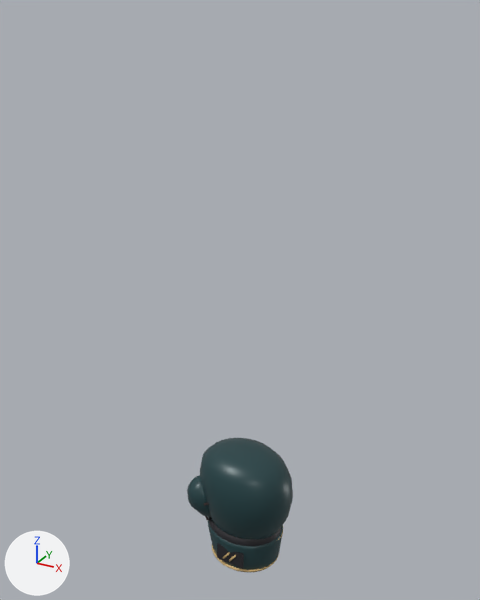
Two versions of the glTF model assets/glove.glb, one commit apart.
Camera for both pictures: a camera (50 mm lens) standing at (0.58, -1.068, 1.051) and looking at (-0.019, 0.023, 0.506). Every picture has the same lights, and +X, +Y and +Z are marked at lower left. The first picture is the older version. Vertices at exactly the same position are counted once.

Names of what the first picture shows: 'Hand'.
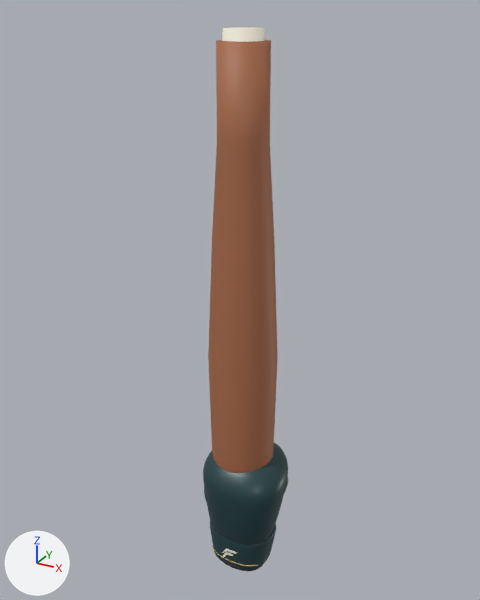
Pixel boxes (x1, y1, x2, y2) of what changed, in the pictures (480 x 600 px):
'VictoryUpper', added (brown): after (208, 40, 278, 473)
'Hand', reshaped (20% narrower): before (187, 438, 293, 572); after (203, 443, 288, 571)
'VictoryForearm', added: after (222, 27, 265, 42)
part 1 of me_hand_001, rebuilt: before (200, 438, 293, 540); after (203, 443, 288, 545)
part 2 of me_hand_001, rebuilt (9% narrower, 11% shorter): before (209, 517, 282, 572); after (210, 521, 276, 570)
part 3 of me_hand_001, rebuilt (mostly hidden afterwards): before (208, 517, 283, 570); after (222, 561, 259, 571)
part 4 of me_hand_001, cut back: before (187, 475, 283, 572); after (222, 548, 237, 558)

What the commit changed:
Material 'paper' (mat_paper) is new.
Its base color is (0.905, 0.855, 0.723) (pale yellow #f4eedd).
Its roughness is 0.56.
Material 'skin' (mat_skin) is new.
Its base color is (0.413, 0.15, 0.0685) (brown #ac6c4a).
Its roughness is 0.56.
Material 'linen' (mat_linen) is new.
Its base color is (0.591, 0.651, 0.597) (light grey #cad3cb).
Its roughness is 0.56.
me_hand_001 is used by ob_hand; location (0.0, 0.0, 0.0).
me_hand_001 had 826 vertices, 1580 faces and spanned x -0.12..0.12, y -0.099..0.093, z -0.153..0.168.
me_hand_001 now has 2923 vertices, 5743 faces and spans x -0.116..0.104, y -0.089..0.082, z -0.141..0.163.
me_hand_001 part 1: the loose piece of 252 vertices spanning x -0.093..0.12, y -0.099..0.086, z -0.065..0.168 is rebuilt with 800 vertices and now spans x -0.082..0.104, y -0.089..0.081, z -0.072..0.163.
me_hand_001 part 2: the loose piece of 112 vertices spanning x -0.089..0.089, y -0.07..0.087, z -0.153..-0.03 is rebuilt with 416 vertices and now spans x -0.074..0.08, y -0.063..0.058, z -0.134..-0.045, in mat_inkhide (dark cyan #244448).
me_hand_001 part 3: the loose piece of 112 vertices spanning x -0.092..0.092, y -0.065..0.089, z -0.14..-0.055 is rebuilt with 224 vertices and now spans x -0.07..0.07, y -0.055..0.055, z -0.141..-0.054, in mat_black (black #242328).
me_hand_001 part 4: 210 vertices removed from x -0.12..0.093, y -0.081..0.088, z -0.136..0.087; 11 vertices added at x -0.022..0.021, y -0.062, z -0.11..-0.077.
Other edits to the shape of me_hand_001 do not show in these pictures.
me_hand_001 gains material mat_paper (pale yellow #f4eedd).
Mesh me_victoryupper is new.
It has 144 vertices, 284 faces and spans x -0.073..0.073, y -0.067..0.067, z 0.0..1.0.
It uses material mat_skin (brown #ac6c4a).
Mesh me_victoryforearm is new.
It has 432 vertices, 840 faces and spans x -0.058..0.058, y -0.054..0.054, z 0.0..1.02.
Faces by material slot: [332, 140, 368].
It uses material mat_skin (brown #ac6c4a).
It uses material mat_paper (pale yellow #f4eedd).
It uses material mat_linen (light grey #cad3cb).
Object 'VictoryUpper' (ob_victoryupper) is new; it shows me_victoryupper.
Its location is (0.0, 0.0, 0.0).
Object 'VictoryForearm' (ob_victoryforearm) is new; it shows me_victoryforearm.
Its location is (0.0, 0.0, 0.0).
